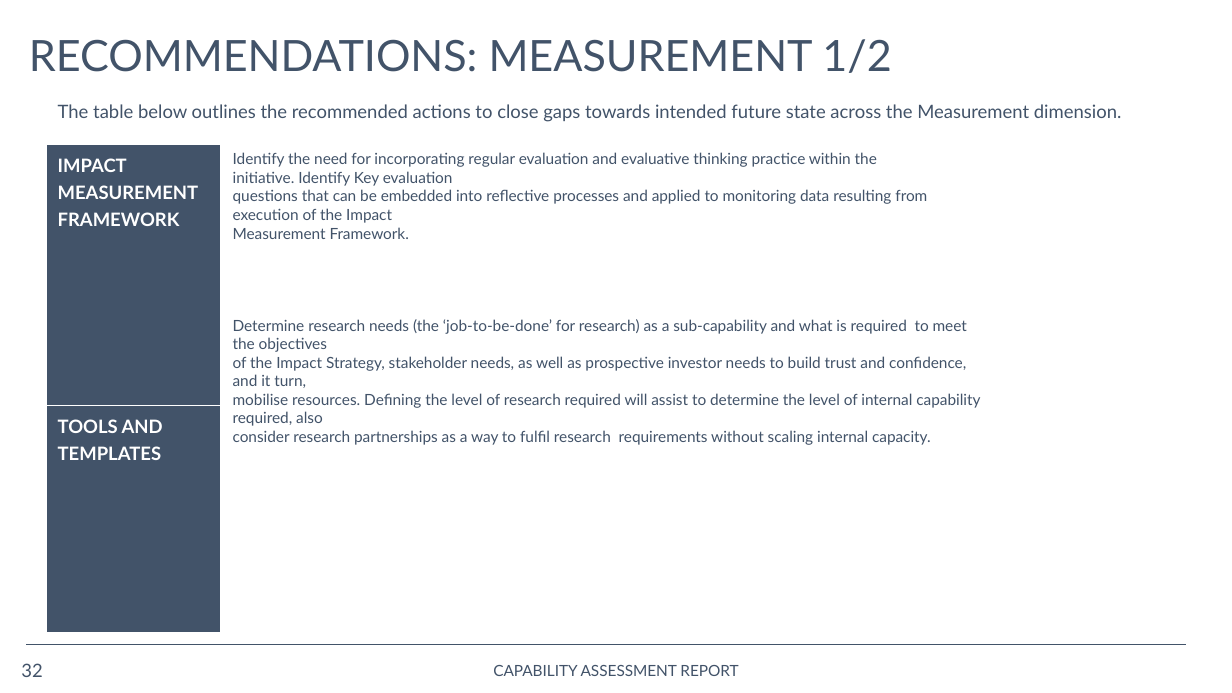
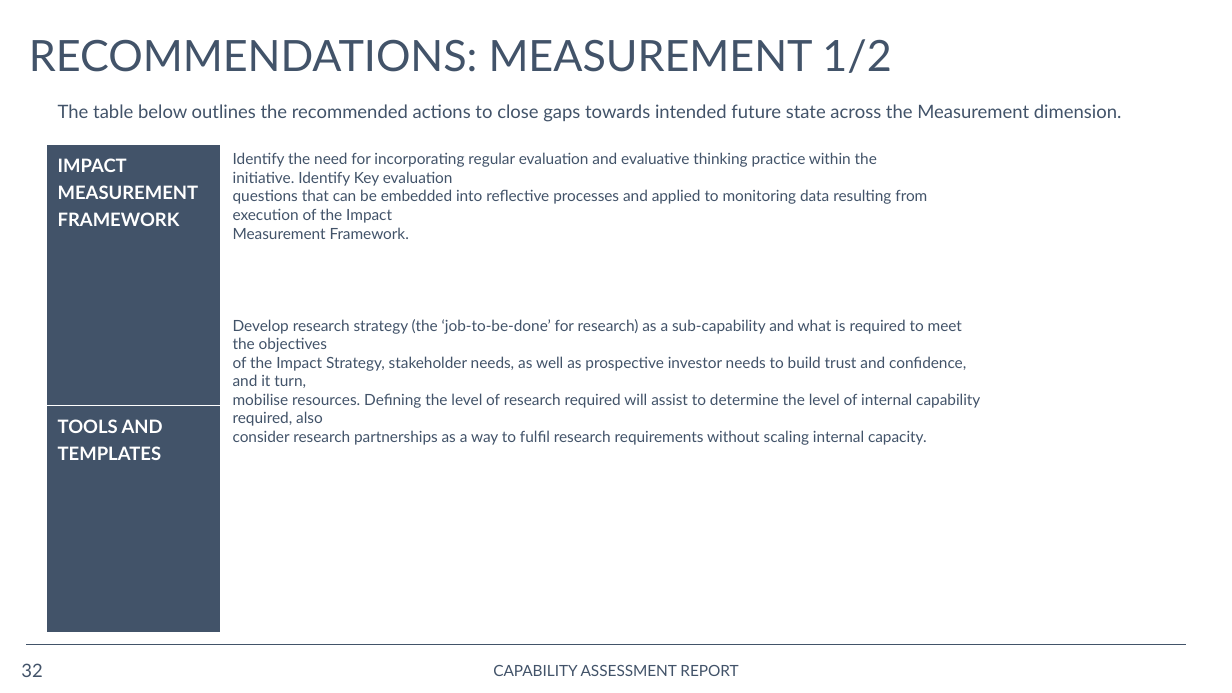
Before and after one commit to opus-meum/power-automate, a slide deck: slide 32 of Capability Assessment Report.pptx. Drawn at 1232x693 pixels with LibreOffice and Linux fonts; fonts in the diff are those of the drawing; background and template pictures are left out. Boxes give left, top, right and bottom in pixels: in the first picture for what was removed or moved away, otherwise in the second. Text is boxed around its words. In the diff, an @@ line names an element or a change of style, - is before the commit and + after.

```diff
--- a/Capability Assessment Report.pptx
+++ b/Capability Assessment Report.pptx
@@ text at <box>233,319,962,352</box>: text changed @@
-Determine research needs (the ‘job-to-be-done’ for research) as a sub-capability and what is required to meet the objectives
+Develop research strategy (the ‘job-to-be-done’ for research) as a sub-capability and what is required to meet the objectives
```
Also in this commit, not shown: 1 other slide changed, 6 other files.
